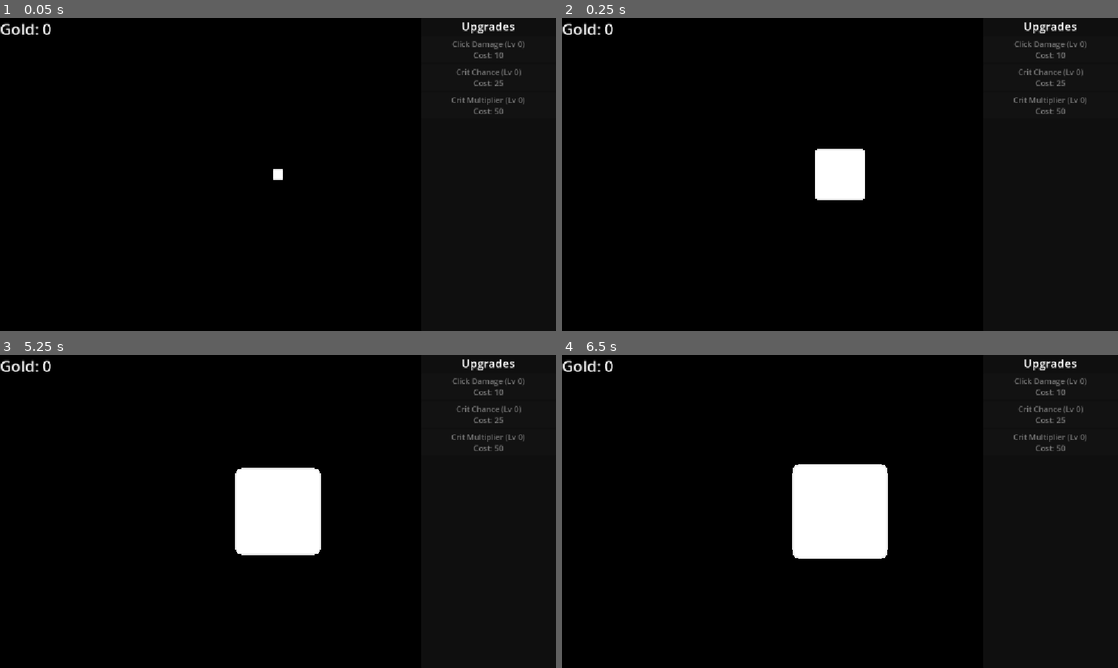
Above: before the commit, frames 1-4 (two rows, left to right).
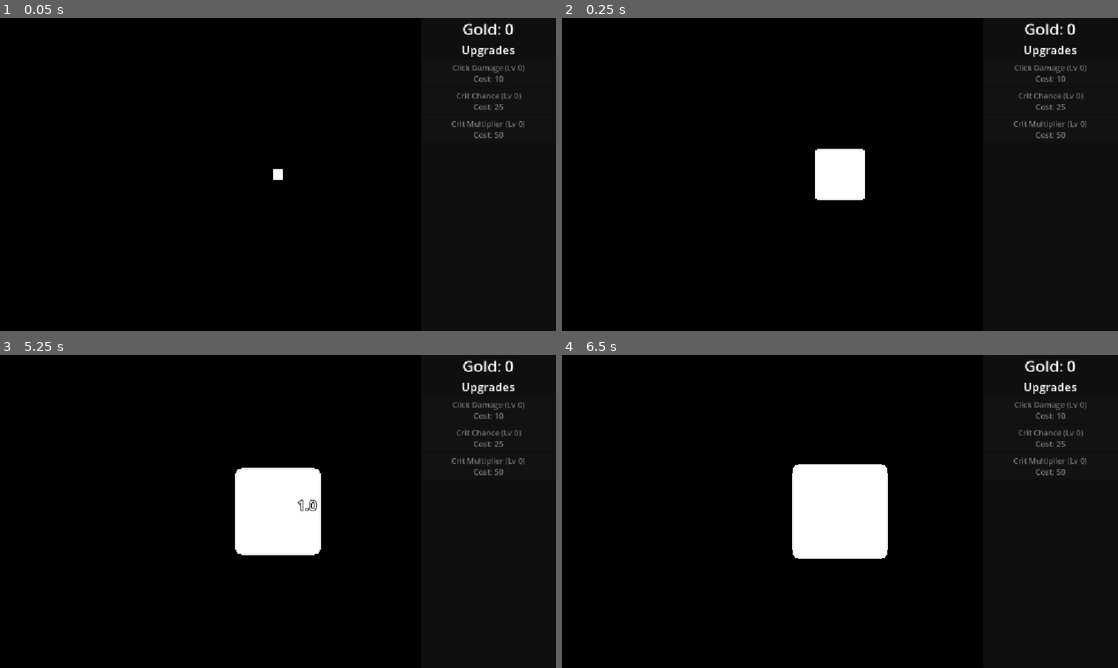
Above: after the commit, the same moments.

Repository: CyberSugarStudios/clickerCube
Game: Godot game, scene res://scenes/main.tscn
Two runs of this game, one before a commit and one after it. Both use one fixed random seed, a clock stepped at 60 frames per second and the inputs below.
Inputs (mouse positions are in pixels of both pictures, inside the frame that each line leads up to):
- Up to frame 1 (0.05 s): no input
- Up to frame 2 (0.25 s): no input
- Up to frame 3 (5.25 s): move the mouse to (400, 495) at 0.52 s; click (400, 495) at 0.67 s; tap Enter at 1.25, 2.75, 4.25 s; drag from (166, 527) to (250, 574) at 1.27 s; tap Space at 2, 3.5, 5 s; move the mouse to (333, 442) at 2.02 s; click (333, 442) at 2.17 s; drag from (250, 574) to (111, 464) at 2.77 s; move the mouse to (444, 558) at 3.52 s; click (444, 558) at 3.67 s; drag from (111, 464) to (194, 433) at 4.27 s; move the mouse to (305, 511) at 5.02 s; click (305, 511) at 5.17 s
- Up to frame 4 (6.5 s): drag from (756, 433) to (728, 527) at 5.77 s

The runs differ from the first frame. In frame 1, 1.5% of the frame differs, in the area x 0-95%, y 1-39%; in frame 2, 1.5%; in frame 3, 1.5%, in the area x 0-95%, y 1-51%; in frame 4, 1.5%.

Commit message:
Fix damage numbers not spawning

Diff:
--- a/clickerCube/scenes/main.tscn
+++ b/clickerCube/scenes/main.tscn
@@ -32,13 +32,6 @@
 
 [node name="UI" type="CanvasLayer" parent="." unique_id=176677137]
 
-[node name="GoldLabel" type="Label" parent="UI" unique_id=43094549]
-offset_right = 40.0
-offset_bottom = 23.0
-theme_override_font_sizes/font_size = 32
-text = "Gold: 0"
-script = ExtResource("2_0wfyh")
-
 [node name="ShopPanel" type="PanelContainer" parent="UI" unique_id=1852351088]
 custom_minimum_size = Vector2(280, 0)
 anchors_preset = 11
@@ -51,6 +44,13 @@
 
 [node name="UpgradeList" type="VBoxContainer" parent="UI/ShopPanel" unique_id=978731285]
 layout_mode = 2
+
+[node name="GoldLabel" type="Label" parent="UI/ShopPanel/UpgradeList" unique_id=43094549]
+layout_mode = 2
+theme_override_font_sizes/font_size = 32
+text = "Gold: 0"
+horizontal_alignment = 1
+script = ExtResource("2_0wfyh")
 
 [node name="UpgradesLabel" type="Label" parent="UI/ShopPanel/UpgradeList" unique_id=1603557011]
 layout_mode = 2
@@ -103,7 +103,8 @@
 [node name="GalaxyScreen" parent="UI" unique_id=1617890461 instance=ExtResource("7_tipki")]
 visible = false
 
-[node name="GridControls" type="Node" parent="." unique_id=523963857 node_paths=PackedStringArray("camera", "grid")]
+[node name="GridControls" type="Node" parent="." unique_id=523963857 node_paths=PackedStringArray("camera", "grid", "damage_numbers")]
 script = ExtResource("3_sugp2")
 camera = NodePath("../Camera3D")
 grid = NodePath("../CubeGrid")
+damage_numbers = NodePath("../UI/DamageNumbers")
--- a/clickerCube/scripts/ui/damage_number.gd
+++ b/clickerCube/scripts/ui/damage_number.gd
@@ -8,7 +8,7 @@
 func setup(amount: float, screen_pos: Vector2, is_crit: bool) -> void:
 	text = String.num(amount, 1)
 	var jitter := Vector2(randf_range(-15.0, 15.0), 0.0)
-	position = screen_pos - custom_maximum_size / 2.0 + jitter
+	position = screen_pos - custom_minimum_size / 2.0 + jitter
 	if is_crit:
 		add_theme_font_size_override("font_size", 40)
 		add_theme_color_override("font_color", Color.RED)
